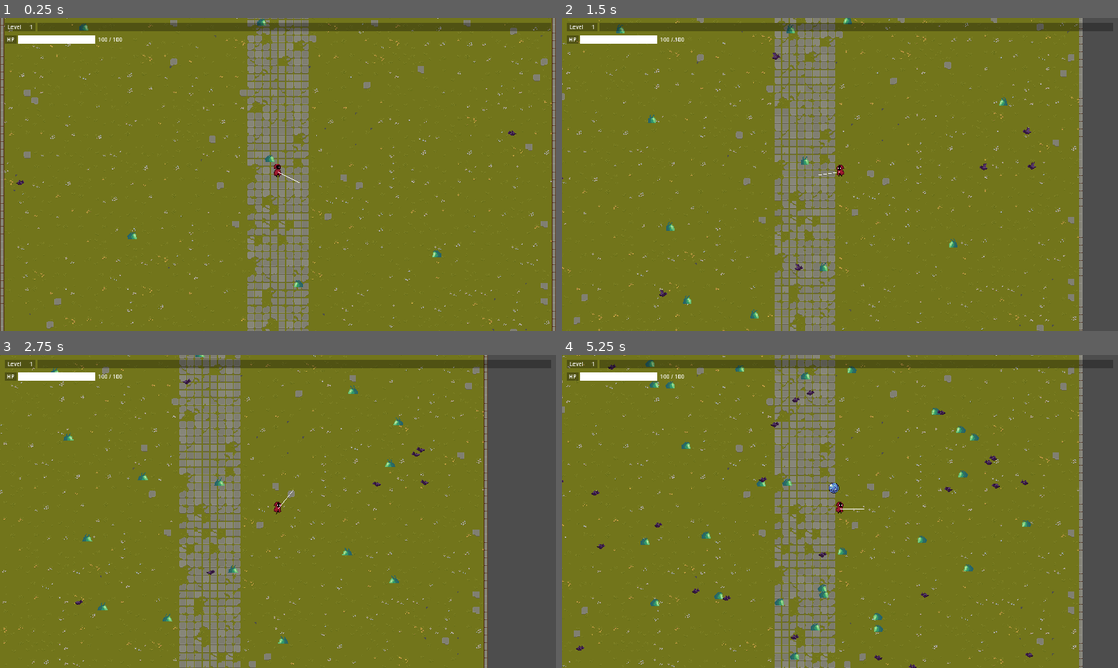
Above: before the commit, frames 1-4 (two rows, left to right).
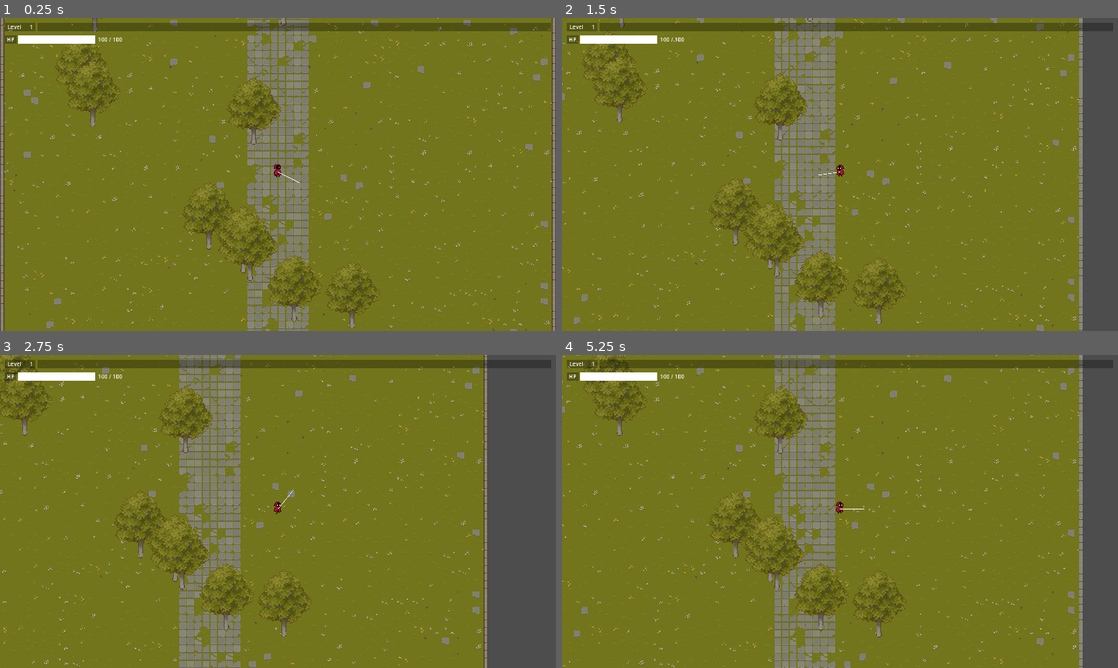
Above: after the commit, the same moments.

Repository: reyhanfarabi/project-survive
Game: Godot game, scene res://scenes/game.tscn
Two runs of this game, one before a commit and one after it. Both use one fixed random seed, a clock stepped at 60 frames per second and the inputs below. The project has no main scene, so this scene is started directly.
Inputs (mouse positions are in pixels of both pictures, inside the frame that each line leads up to):
- Up to frame 1 (0.25 s): no input
- Up to frame 2 (1.5 s): move the mouse to (962, 158) at 0.52 s; hold D (right) 0.53-1.28 s; tap W (top) at 0.6, 1.35 s; move the mouse to (728, 190) at 1.27 s; hold S (down) from 1.28 s (still down)
- Up to frame 3 (2.75 s): move the mouse to (333, 442) at 2.02 s; release S (down) at 2.03 s; hold D (right) from 2.03 s (still down); tap W (top) at 2.1 s
- Up to frame 4 (5.25 s): move the mouse to (812, 574) at 2.77 s; tap W (top) every 0.75 s from 2.85 to 5.1 s; move the mouse to (1006, 558) at 3.52 s; release D (right) at 3.53 s; hold A (left) 3.53-5.03 s; move the mouse to (673, 464) at 4.27 s; move the mouse to (867, 511) at 5.02 s; hold S (down) from 5.03 s (still down)

The runs differ from the first frame. In frame 1, 3.9% of the frame differs, in the area x 2-93%, y 0-100%; in frame 2, 4.1%; in frame 3, 4.0%; in frame 4, 4.7%, in the area x 0-85%, y 0-100%.

Commit message:
add enemy source spawner and disable enemy spawner

Diff:
--- /dev/null
+++ b/resources/source_spawner/slime_spawner.tres
@@ -0,0 +1,12 @@
+[gd_resource type="Resource" script_class="ResourceEnemySpawner" load_steps=3 format=3 uid="uid://bcn8gxsuhklha"]
+
+[ext_resource type="PackedScene" uid="uid://dige2o05kf1er" path="res://scenes/source_spawner/slime_spawner.tscn" id="1_am4vi"]
+[ext_resource type="Script" path="res://scripts/resources/resource_enemy_spawner.gd" id="1_tw6f2"]
+
+[resource]
+resource_local_to_scene = true
+script = ExtResource("1_tw6f2")
+name = "Slime Spawner"
+scene = ExtResource("1_am4vi")
+spawn_time_gap = 2.0
+spawner_max_amount = 10
--- /dev/null
+++ b/scenes/enemy_source.tscn
@@ -0,0 +1,22 @@
+[gd_scene load_steps=3 format=3 uid="uid://cislbvd5v2jpo"]
+
+[sub_resource type="GDScript" id="GDScript_stshk"]
+script/source = "extends StaticBody2D
+
+
+func _ready():
+	pass
+
+func _process(delta):
+	pass
+"
+
+[sub_resource type="CircleShape2D" id="CircleShape2D_l5g7k"]
+
+[node name="EnemySource" type="StaticBody2D"]
+script = SubResource("GDScript_stshk")
+
+[node name="Sprite2D" type="Sprite2D" parent="."]
+
+[node name="CollisionShape2D" type="CollisionShape2D" parent="."]
+shape = SubResource("CircleShape2D_l5g7k")
--- a/scenes/enemy_spawner.tscn
+++ b/scenes/enemy_spawner_old.tscn
@@ -1,11 +1,11 @@
 [gd_scene load_steps=3 format=3 uid="uid://jhq6jsplkmqd"]
 
-[ext_resource type="Script" path="res://scripts/enemy_spawner.gd" id="1_y447n"]
-[ext_resource type="PackedScene" uid="uid://cy3yj28aafqjv" path="res://scenes/enemy.tscn" id="2_0dk4u"]
+[ext_resource type="Script" path="res://scripts/enemy_spawner_old.gd" id="1_76p0l"]
+[ext_resource type="PackedScene" uid="uid://cy3yj28aafqjv" path="res://scenes/enemy.tscn" id="2_qx3qq"]
 
 [node name="EnemySpawner" type="Node2D"]
-script = ExtResource("1_y447n")
-_enemy_scene = ExtResource("2_0dk4u")
+script = ExtResource("1_76p0l")
+_enemy_scene = ExtResource("2_qx3qq")
 _amount_per_spawn = 10
 _spawn_delay = 1
 
--- a/scenes/game.tscn
+++ b/scenes/game.tscn
@@ -1,12 +1,11 @@
-[gd_scene load_steps=12 format=3 uid="uid://bce56et1xspna"]
+[gd_scene load_steps=11 format=3 uid="uid://bce56et1xspna"]
 
 [ext_resource type="Texture2D" uid="uid://b1k56huheu54c" path="res://assets/texture/TX Tileset Grass.png" id="1_3sk7a"]
 [ext_resource type="Texture2D" uid="uid://hcmvhwscuw01" path="res://assets/texture/TX Tileset Wall.png" id="2_3iqga"]
 [ext_resource type="PackedScene" uid="uid://6aw2iknw3gux" path="res://scenes/player.tscn" id="3_5vid3"]
-[ext_resource type="Texture2D" uid="uid://dpl3e7ctk3mdm" path="res://assets/enemies/Bat/Bat_Fly.png" id="5_rcw45"]
-[ext_resource type="PackedScene" uid="uid://jhq6jsplkmqd" path="res://scenes/enemy_spawner.tscn" id="6_0paq8"]
-[ext_resource type="Texture2D" uid="uid://bpwpe6qbvap82" path="res://assets/enemies/Slime/Slime_Spiked_Idle.png" id="7_0c3xe"]
+[ext_resource type="Resource" uid="uid://bcn8gxsuhklha" path="res://resources/source_spawner/slime_spawner.tres" id="4_1gybc"]
 [ext_resource type="PackedScene" uid="uid://dfwwktobs2ab7" path="res://scenes/ui.tscn" id="7_1jlsa"]
+[ext_resource type="Script" path="res://scripts/enemy_source_spawner.gd" id="8_p0jw0"]
 
 [sub_resource type="TileSetAtlasSource" id="TileSetAtlasSource_si7rc"]
 texture = ExtResource("1_3sk7a")
@@ -302,8 +301,9 @@
 
 [node name="Player" parent="." instance=ExtResource("3_5vid3")]
 
-[node name="EnemySpawner" parent="." instance=ExtResource("6_0paq8")]
-_enemy_textures = Array[CompressedTexture2D]([ExtResource("5_rcw45"), ExtResource("7_0c3xe")])
+[node name="EnemySourceSpawner" type="Node2D" parent="."]
+script = ExtResource("8_p0jw0")
+_resources = Array[Resource("res://scripts/resources/resource_enemy_spawner.gd")]([ExtResource("4_1gybc")])
 
 [node name="CanvasLayer" type="CanvasLayer" parent="."]
 
--- /dev/null
+++ b/scenes/source_spawner/slime_spawner.tscn
@@ -0,0 +1,19 @@
+[gd_scene load_steps=4 format=3 uid="uid://dige2o05kf1er"]
+
+[ext_resource type="Texture2D" uid="uid://cxj3c3o7x3mp6" path="res://assets/texture/TX Plant.png" id="1_64pis"]
+
+[sub_resource type="AtlasTexture" id="AtlasTexture_v66mf"]
+atlas = ExtResource("1_64pis")
+region = Rect2(0, 0, 160, 160)
+
+[sub_resource type="CircleShape2D" id="CircleShape2D_rcy3v"]
+radius = 29.0172
+
+[node name="SlimeSpawner" type="StaticBody2D"]
+
+[node name="Sprite2D" type="Sprite2D" parent="."]
+texture = SubResource("AtlasTexture_v66mf")
+
+[node name="CollisionShape2D" type="CollisionShape2D" parent="."]
+position = Vector2(0, 68)
+shape = SubResource("CircleShape2D_rcy3v")
--- /dev/null
+++ b/scripts/enemy_source_spawner.gd
@@ -0,0 +1,59 @@
+extends Node2D
+
+
+@export var _resources: Array[ResourceEnemySpawner]
+
+var _rng = RandomNumberGenerator.new()
+var _tilemap_position
+var _tilemap_size
+var _tilemap_cell_size
+const _TILEMAP_SPAWN_SIZE_PADDING := 1     # this will add padding to spawn area so it will not spawn close to map edge
+const _TILEMAP_SPAWN_BOTTOM_PADDING := 2   # this will prevent spawn outside of playable area on the bottom map
+var _can_spawn := true
+
+
+func _ready():
+	_set_tilemap_data()
+	_spawn_enemy_sources()
+	_sort_nodes()
+
+
+func _spawn_enemy_sources():
+	for spawner in _resources:
+		for i in spawner.spawner_max_amount:
+			var es := spawner.scene.instantiate()
+			es.position = _get_random_location()
+			add_child(es)
+
+
+func _sort_nodes():
+	var nodes := get_children()
+
+	nodes.sort_custom(
+		func (a: Node, b: Node): return a.position.y < b.position.y
+	)
+
+	for node in get_children():
+		remove_child(node)
+
+	for node in nodes:
+		add_child(node)
+
+
+func _set_tilemap_data():
+	var tilemap_rect = get_parent().get_node("TileMapGround").get_used_rect()
+	_tilemap_position = tilemap_rect.position
+	_tilemap_size = tilemap_rect.size
+	_tilemap_cell_size = get_parent().get_node("TileMapGround").tile_set.tile_size
+
+
+func _get_random_location():
+	var left_pos = (_tilemap_position.x + _TILEMAP_SPAWN_BOTTOM_PADDING) * _tilemap_cell_size.x
+	var right_pos = (_tilemap_position.x + _tilemap_size.x - _TILEMAP_SPAWN_BOTTOM_PADDING) * _tilemap_cell_size.x
+	var top_pos = (_tilemap_position.y + _TILEMAP_SPAWN_SIZE_PADDING) * _tilemap_cell_size.y
+	var bottom_pos = (_tilemap_position.y + _tilemap_size.y - _TILEMAP_SPAWN_BOTTOM_PADDING - _TILEMAP_SPAWN_SIZE_PADDING) * _tilemap_cell_size.y
+
+	return Vector2(
+		_rng.randf_range(left_pos, right_pos),
+		_rng.randf_range(top_pos, bottom_pos)
+	)
--- a/scripts/enemy_spawner.gd
+++ b/scripts/enemy_spawner_old.gd
@@ -36,7 +36,7 @@
 func _process(delta):
 	if not _player:
 		return
-	_spawn_enemies()
+	#_spawn_enemies()
 
 
 func _spawn_enemies():
--- /dev/null
+++ b/scripts/resources/resource_enemy_spawner.gd
@@ -0,0 +1,8 @@
+extends Resource
+
+class_name ResourceEnemySpawner
+
+@export var name: String
+@export var scene: PackedScene
+@export var spawn_time_gap: float
+@export var spawner_max_amount: int
